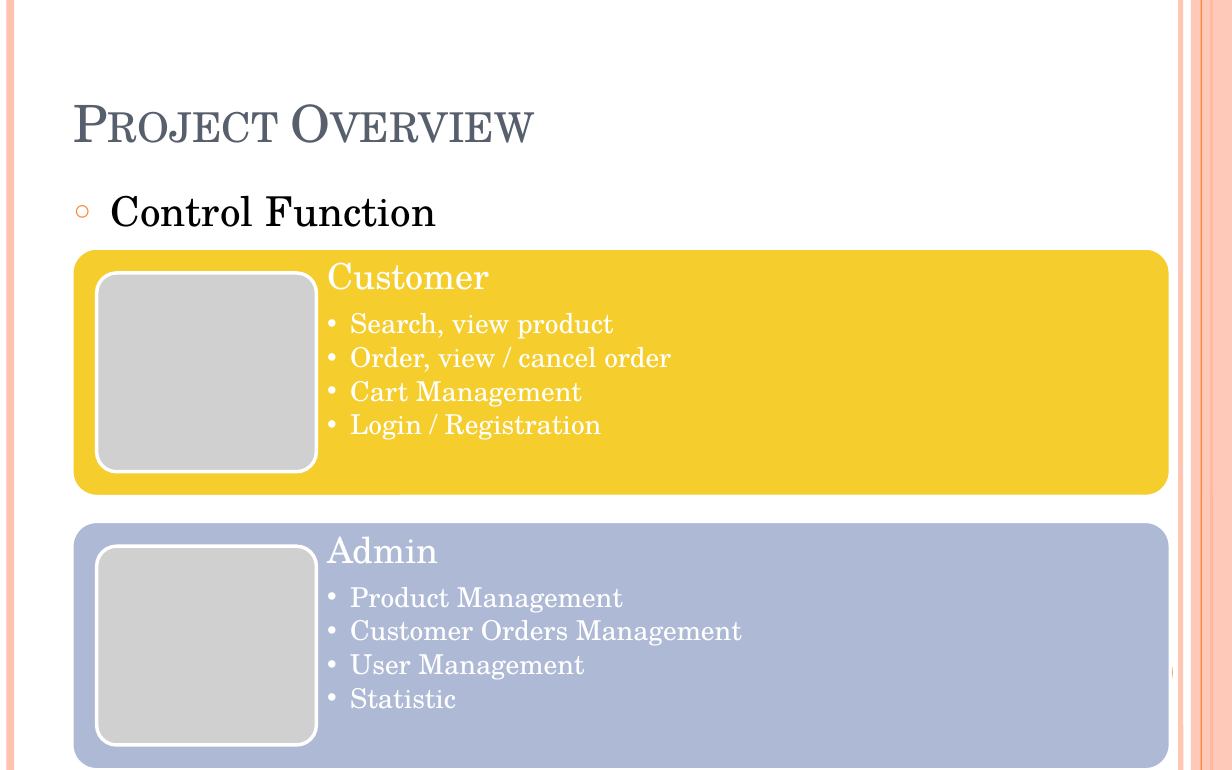
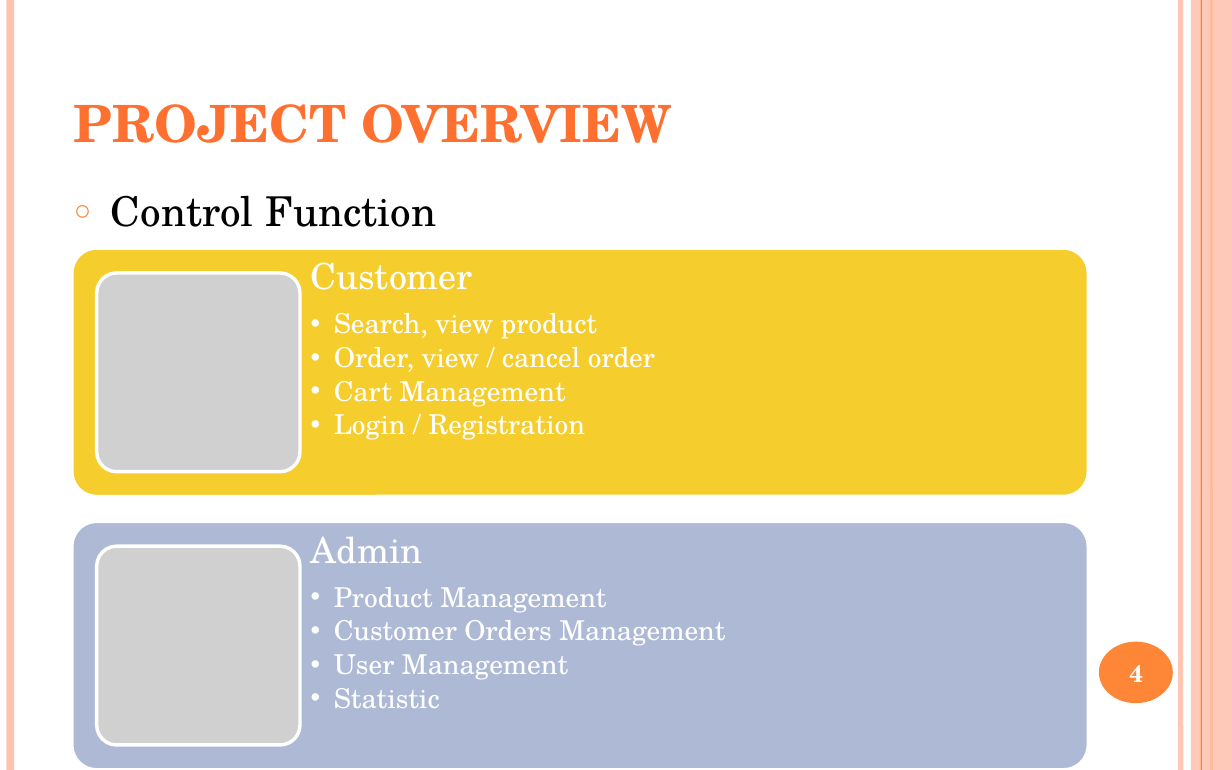
Before and after one commit to yutovsjohan/final_project, a slide deck: slide 4 of ppt.pptx. Drawn at 1232x770 pixels with LibreOffice and Linux fonts; fonts in the diff are those of the drawing; grey boxes stand for pictures. Boxes give left, top, right and bottom in pixels: in the first picture for what was removed or moved away, otherwise in the second. Text is boxed around its words. In the diff, an @@ line names an element or a change of style, - is before the commit and + after.

```diff
--- a/ppt.pptx
+++ b/ppt.pptx
@@ title at [74, 104, 672, 143]: text changed; text colour #575F6D to gradient #FF8D61 to #FE7131 to #EB6A15 to #CB601A to #C75E1A; bold on @@
-Project Overview
+PROJECT OVERVIEW
@@ rounded rectangle: place and size @@
-rounded rectangle at [71, 248, 1170, 496]
+rounded rectangle at [71, 248, 1088, 496]
@@ text "Customer": place and size @@
-text "Customer" at [327, 262, 671, 440]
+text "Customer" at [311, 262, 655, 440]
@@ picture: place and size @@
-picture at [97, 274, 317, 472]
+picture at [97, 274, 301, 472]
@@ rounded rectangle: place and size @@
-rounded rectangle at [71, 521, 1170, 770]
+rounded rectangle at [71, 521, 1088, 770]
@@ text "Admin": place and size @@
-text "Admin" at [327, 537, 742, 708]
+text "Admin" at [311, 537, 725, 708]
@@ picture: place and size @@
-picture at [97, 546, 317, 744]
+picture at [97, 546, 301, 744]
@@ page number added at [1129, 665, 1143, 682], 14 pt, text #FFFFFF, bold @@
+4
```
Also in this commit, not shown: 13 other slides changed, 1 slide added.
